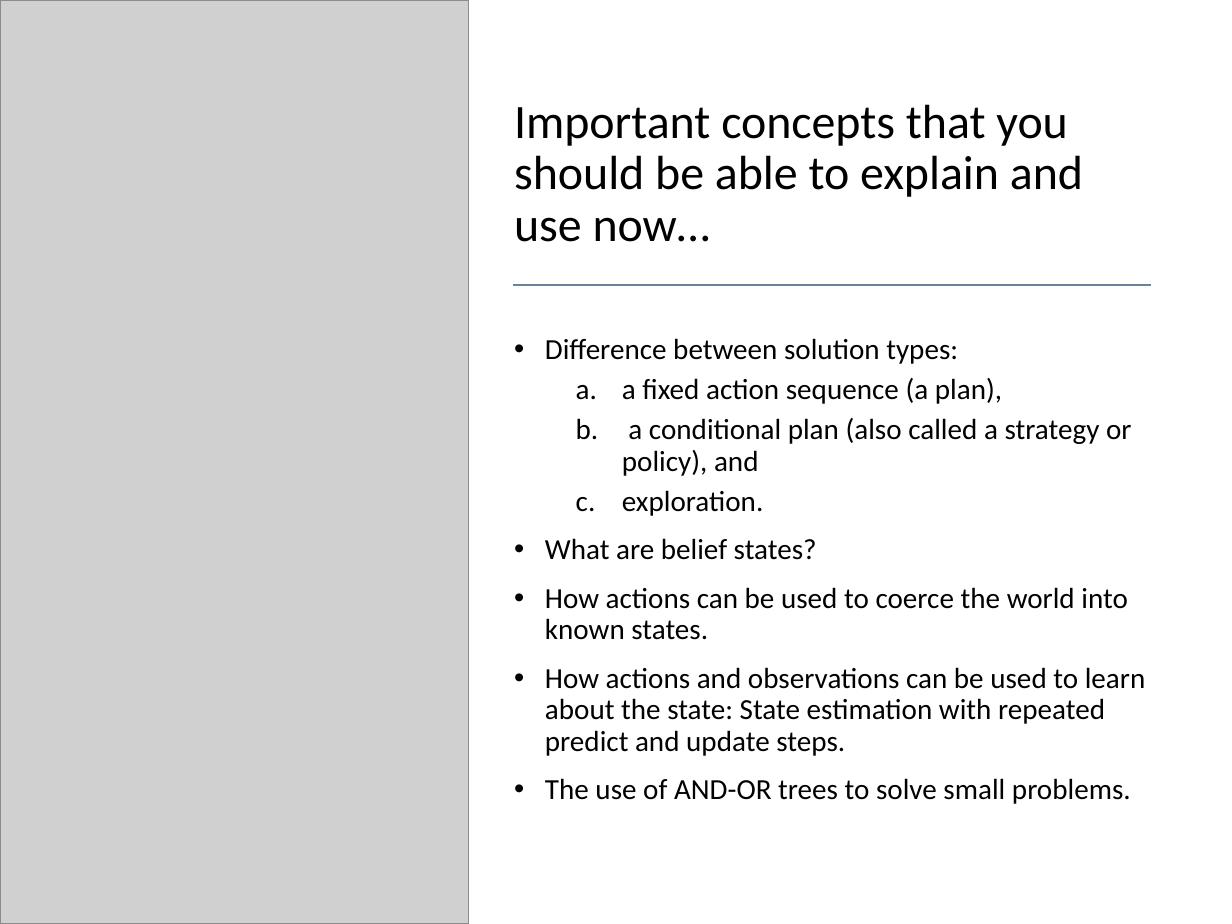
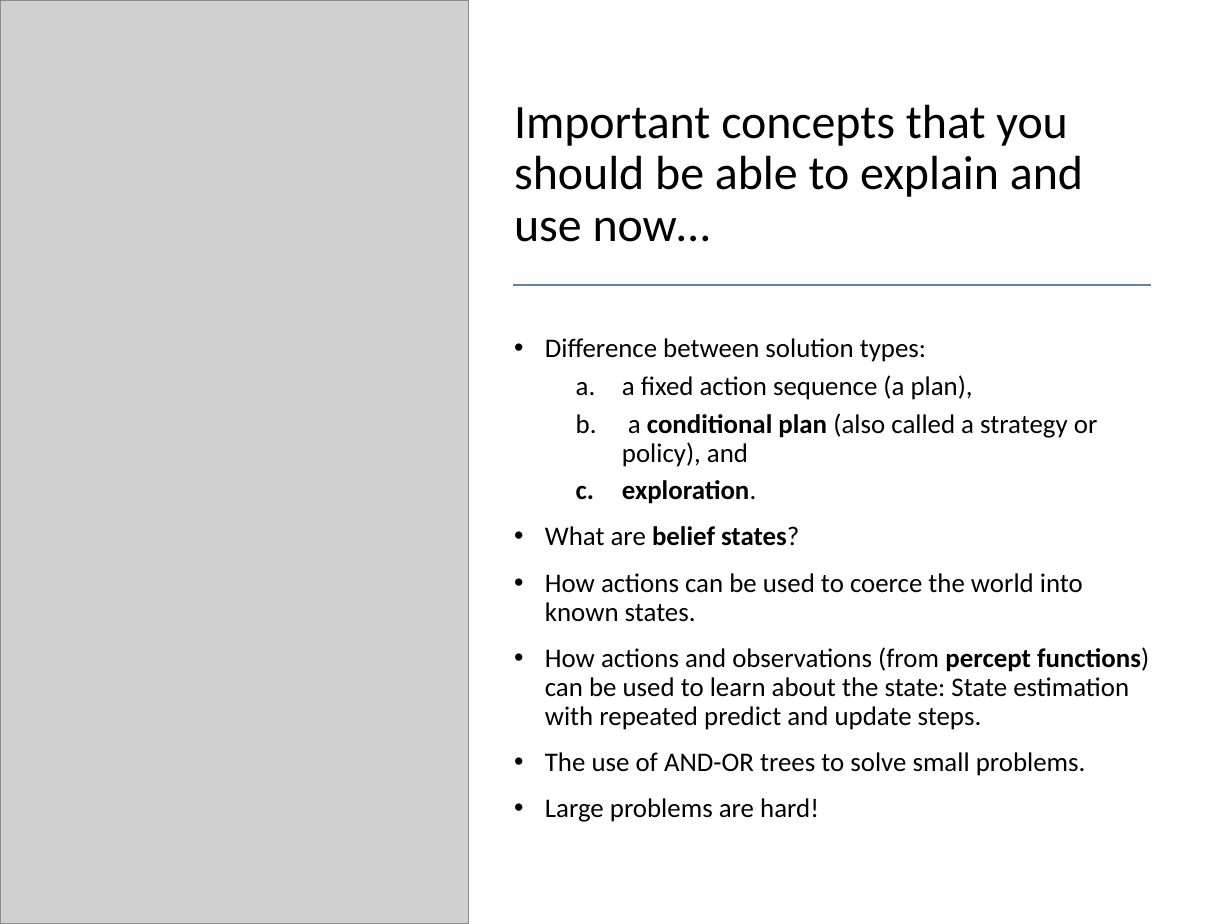
Before and after one commit to mhahsler/CS7320-AI, a slide deck: slide 21 of slides/04_search_with_uncertainty_discussion.pptx. Drawn at 1232x924 pixels with LibreOffice and Linux fonts; fonts in the diff are those of the drawing; grey boxes stand for pictures. Boxes give left, top, right and bottom in pixels: in the first picture for what was removed or moved away, otherwise in the second. Text is boxed around its words. In the diff, an @@ line names an element or a change of style, - is before the commit and + after.

```diff
--- a/slides/04_search_with_uncertainty_discussion.pptx
+++ b/slides/04_search_with_uncertainty_discussion.pptx
@@ text at <box>545,338,1098,776</box>: size 17 to 15.7 pt in "Difference between solution types:", "a fixed action sequence (a plan),", "a conditional plan (also called a strategy ...", "exploration." and 3 more places; bold on in "conditional plan", "exploration.", "belief states?" @@
@@ text at <box>545,647,1149,730</box>: text changed; size 17 to 15.7 pt @@
-• How actions and observations can be used to learn about the state: State estimation with repeated predict and update steps.
+• How actions and observations (from percept functions) can be used to learn about the state: State estimation with repeated predict and update steps.
@@ text at <box>545,798,819,822</box>: paragraph added @@
+• Large problems are hard!
```
Also in this commit, not shown: 3 other slides changed, 1 other file.
